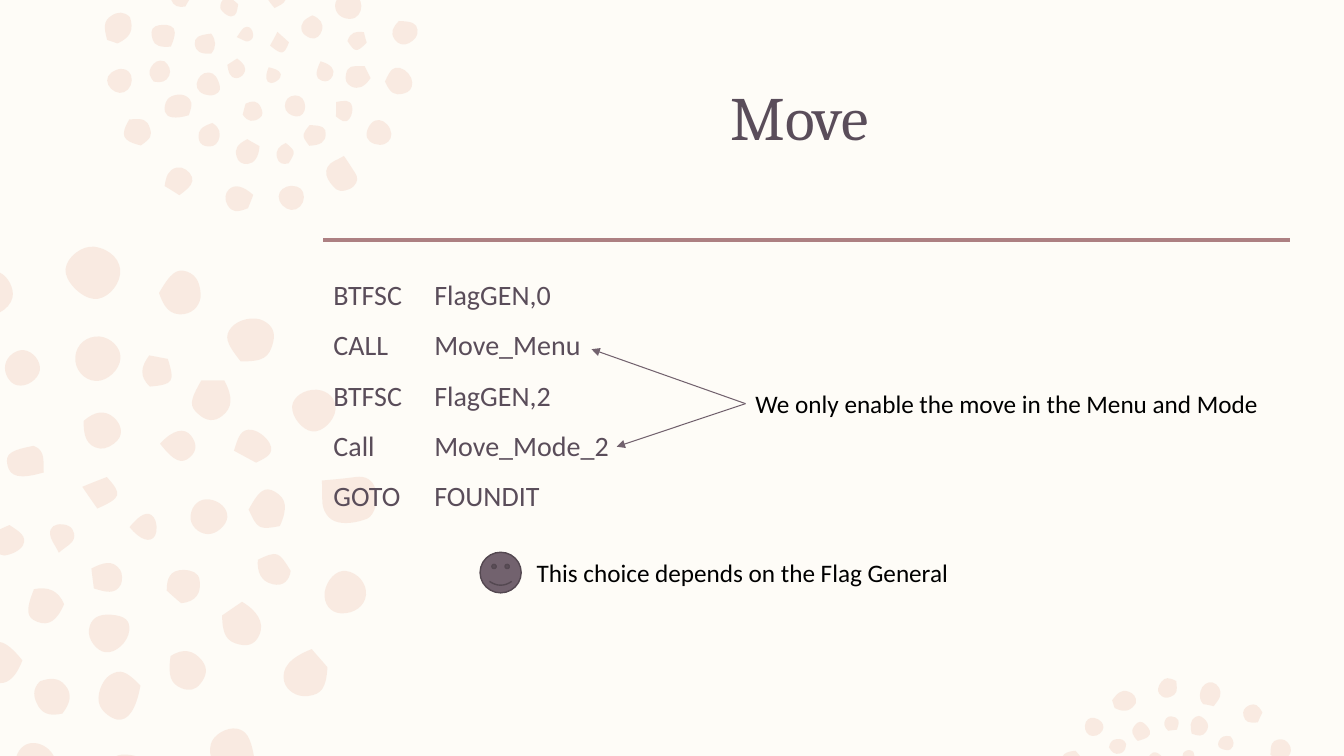
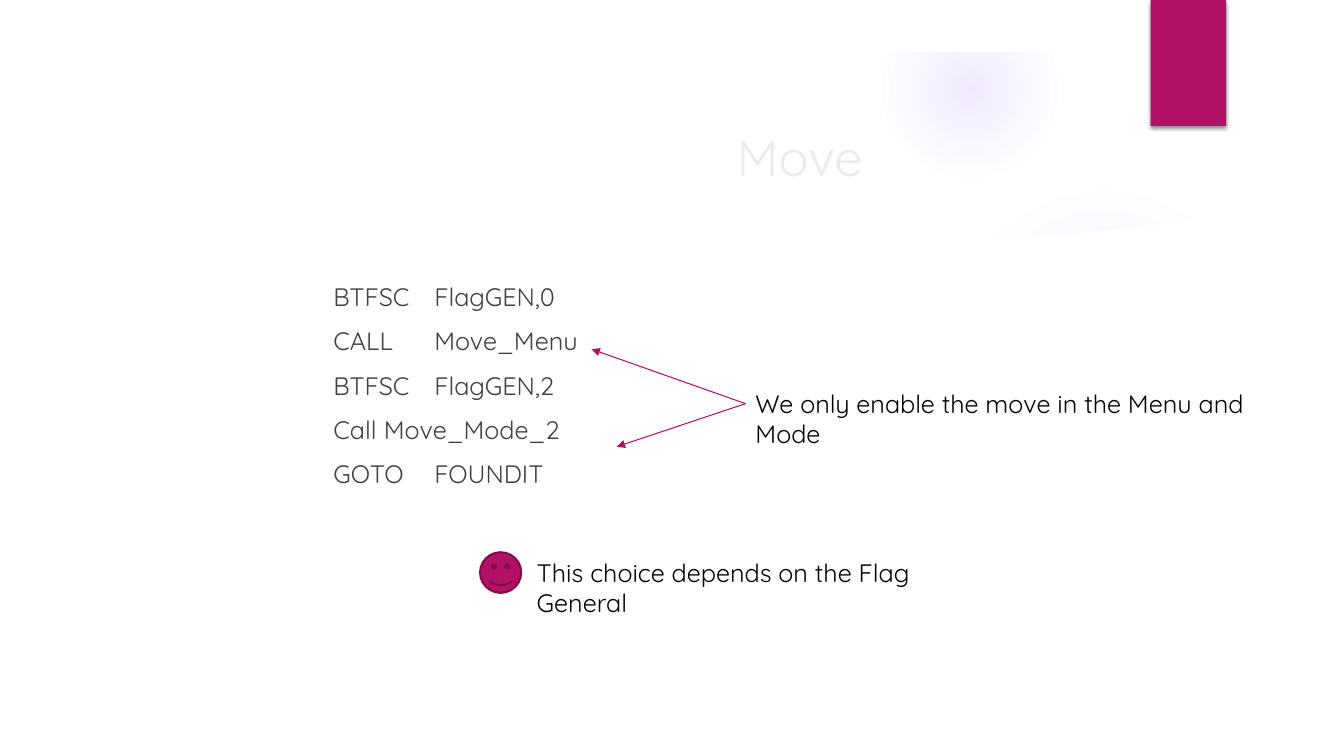
Before and after one commit to marwanj/Assembly-Language, a slide deck: slide 10 of Group_42_powerpoint.pptx. Drawn at 1344x756 pixels with LibreOffice and Linux fonts; fonts in the diff are those of the drawing; background and template pictures are left out. Boxes give left, top, right and bottom in pixels: in the first picture for what was removed or moved away, otherwise in the second. Text is boxed around its words. In the diff, an @@ line names an element or a change of style, - is before the commit and + after.

```diff
--- a/Group_42_powerpoint.pptx
+++ b/Group_42_powerpoint.pptx
@@ background #FEFCF7 to picture (left out) @@
@@ freeform shape: place and size @@
-freeform shape at (0, 0, 1293, 756)
+freeform shape at (0, 0, 1344, 756)
@@ freeform shape at (0, 0, 1344, 756): fill #F2D1C2 at 40% opacity to #FFFFFF @@
@@ rectangle added at (1150, 0, 1226, 126), fill #B31166 @@
@@ title "Move" at (310, 78, 1291, 235): size 44 to 36 pt, font Cambria to Quicksand, text colour #5A4D5A to #EBEBEB; line spacing 0.99 to 1; vertical alignment top to middle @@
@@ group added at (0, 1, 1302, 756): 4 ellipses, 2 freeform shapes @@
@@ line removed from (324, 240) to (1291, 240) @@
@@ text "BTFSC FlagGEN,0" at (333, 287, 577, 484): size 20 to 18 pt, font Calibri to Quicksand, text colour #5A4D5A to #404040; line spacing 1.11 to 1 @@
@@ arrow (746, 403) - (592, 349): stroke #72626E 0.75 pt to #B31166 0.75 pt @@
@@ text "We only enable the move ..." at (755, 394, 1244, 418): font Calibri to Quicksand @@
@@ arrow (746, 403) - (617, 447): stroke #72626E 0.75 pt to #B31166 0.75 pt @@
@@ smiley face at (480, 553, 521, 593): fill #72626E to #B31166; outline #544951 1 pt to #840D4B 1.5 pt @@
@@ text "This choice depends on the ..." at (537, 563, 910, 613): font Calibri to Quicksand @@
```
Also in this commit, not shown: 39 other slides changed, 1 slide removed.
